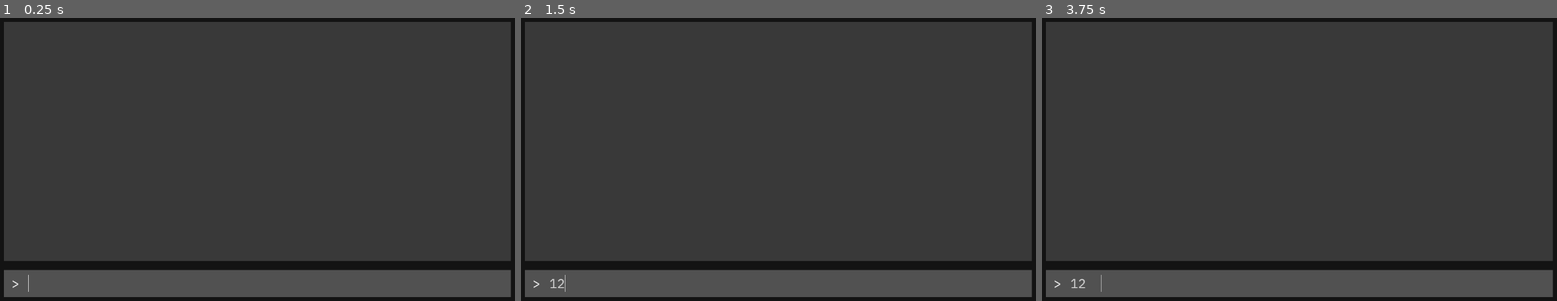
Above: before the commit, frames 1-3 (left to right).
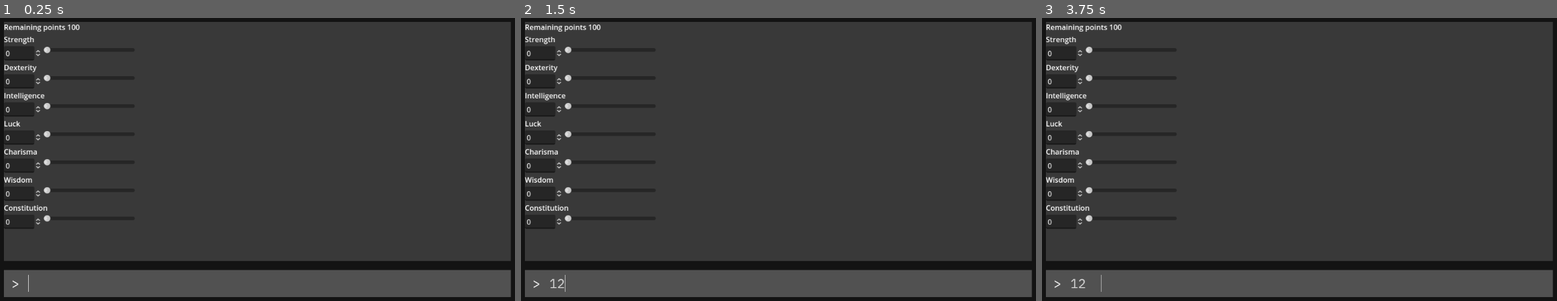
Above: after the commit, the same moments.

Repository: Gordope/CoT
Game: Godot game, scene res://control_(root).tscn
The game is run twice, just before and just after one commit, with the same random seed, the same clock (stepped at 60 frames per second) and the same inputs.
Inputs (mouse positions are in pixels of both pictures, inside the frame that each line leads up to):
- Up to frame 1 (0.25 s): no input
- Up to frame 2 (1.5 s): click (788, 284) at 0.52 s; type "12" at 0.6 s; tap Enter at 1.25 s
- Up to frame 3 (3.75 s): tap Space at 2, 3.5 s; tap Enter at 2.75 s

The runs differ from the first frame. In frame 1, 1.2% of the frame differs, in the area x 0-16%, y 2-75%; in frame 2, 1.2%; in frame 3, 1.2%.

Commit message:
script to vbox

Diff:
--- a/control_(root).tscn
+++ b/control_(root).tscn
@@ -1,8 +1,8 @@
 [gd_scene load_steps=10 format=3 uid="uid://dwd8ug3siqd4q"]
 
-[ext_resource type="Script" path="res://control_(root).gd" id="1_gddro"]
 [ext_resource type="FontFile" uid="uid://qoioaxtb7nx3" path="res://IBMPlexMono-Regular.ttf" id="2_ctj0n"]
 [ext_resource type="Script" path="res://input.gd" id="2_l4urd"]
+[ext_resource type="Script" path="res://v_box_container.gd" id="3_ryk62"]
 
 [sub_resource type="StyleBoxFlat" id="StyleBoxFlat_cth3c"]
 bg_color = Color(0.0768358, 0.0768358, 0.0768358, 1)
@@ -27,7 +27,6 @@
 grow_horizontal = 2
 grow_vertical = 2
 scale = Vector2(1.0042, 1)
-script = ExtResource("1_gddro")
 
 [node name="Background" type="PanelContainer" parent="."]
 layout_mode = 1
@@ -79,12 +78,12 @@
 script = ExtResource("2_l4urd")
 
 [node name="VBoxContainer" type="VBoxContainer" parent="."]
-visible = false
 layout_mode = 2
 offset_left = 20.0
 offset_top = 20.0
 offset_right = 1132.0
-offset_bottom = 628.0
+offset_bottom = 548.0
+script = ExtResource("3_ryk62")
 
 [node name="HBoxContainer" type="HBoxContainer" parent="VBoxContainer"]
 layout_mode = 2
@@ -211,16 +210,31 @@
 max_value = 30.0
 
 [connection signal="value_changed" from="VBoxContainer/HBoxContainer (str)/Value str" to="." method="_on_value_str_value_changed"]
+[connection signal="value_changed" from="VBoxContainer/HBoxContainer (str)/Value str" to="VBoxContainer" method="_on_value_str_value_changed"]
 [connection signal="value_changed" from="VBoxContainer/HBoxContainer (str)/HSlider str" to="." method="_on_h_slider_str_value_changed"]
+[connection signal="value_changed" from="VBoxContainer/HBoxContainer (str)/HSlider str" to="VBoxContainer" method="_on_h_slider_str_value_changed"]
 [connection signal="value_changed" from="VBoxContainer/HBoxContainer (dex)/Value dex" to="." method="_on_value_dex_value_changed"]
+[connection signal="value_changed" from="VBoxContainer/HBoxContainer (dex)/Value dex" to="VBoxContainer" method="_on_value_dex_value_changed"]
 [connection signal="value_changed" from="VBoxContainer/HBoxContainer (dex)/HSlider dex" to="." method="_on_h_slider_dex_value_changed"]
+[connection signal="value_changed" from="VBoxContainer/HBoxContainer (dex)/HSlider dex" to="VBoxContainer" method="_on_h_slider_dex_value_changed"]
 [connection signal="value_changed" from="VBoxContainer/HBoxContainer (int)/Value int" to="." method="_on_value_int_value_changed"]
+[connection signal="value_changed" from="VBoxContainer/HBoxContainer (int)/Value int" to="VBoxContainer" method="_on_value_int_value_changed"]
 [connection signal="value_changed" from="VBoxContainer/HBoxContainer (int)/HSlider int" to="." method="_on_h_slider_int_value_changed"]
+[connection signal="value_changed" from="VBoxContainer/HBoxContainer (int)/HSlider int" to="VBoxContainer" method="_on_h_slider_int_value_changed"]
 [connection signal="value_changed" from="VBoxContainer/HBoxContainer (luck)/Value luck" to="." method="_on_value_luck_value_changed"]
+[connection signal="value_changed" from="VBoxContainer/HBoxContainer (luck)/Value luck" to="VBoxContainer" method="_on_value_luck_value_changed"]
 [connection signal="value_changed" from="VBoxContainer/HBoxContainer (luck)/HSlider luck" to="." method="_on_h_slider_luck_value_changed"]
+[connection signal="value_changed" from="VBoxContainer/HBoxContainer (luck)/HSlider luck" to="VBoxContainer" method="_on_h_slider_luck_value_changed"]
 [connection signal="value_changed" from="VBoxContainer/HBoxContainer (char)/Value char" to="." method="_on_value_char_value_changed"]
+[connection signal="value_changed" from="VBoxContainer/HBoxContainer (char)/Value char" to="VBoxContainer" method="_on_value_char_value_changed"]
 [connection signal="value_changed" from="VBoxContainer/HBoxContainer (char)/HSlider char" to="." method="_on_h_slider_char_value_changed"]
+[connection signal="value_changed" from="VBoxContainer/HBoxContainer (char)/HSlider char" to="Background/MarginContainer/Rows/InputArea/HBoxContainer/Input" method="_on_h_slider_char_value_changed"]
+[connection signal="value_changed" from="VBoxContainer/HBoxContainer (char)/HSlider char" to="VBoxContainer" method="_on_h_slider_char_value_changed"]
 [connection signal="value_changed" from="VBoxContainer/HBoxContainer (wis)/Value wis" to="." method="_on_value_wis_value_changed"]
+[connection signal="value_changed" from="VBoxContainer/HBoxContainer (wis)/Value wis" to="VBoxContainer" method="_on_value_wis_value_changed"]
 [connection signal="value_changed" from="VBoxContainer/HBoxContainer (wis)/HSlider wis" to="." method="_on_h_slider_wis_value_changed"]
+[connection signal="value_changed" from="VBoxContainer/HBoxContainer (wis)/HSlider wis" to="VBoxContainer" method="_on_h_slider_wis_value_changed"]
 [connection signal="value_changed" from="VBoxContainer/HBoxContainer (con)/Value con" to="." method="_on_value_con_value_changed"]
+[connection signal="value_changed" from="VBoxContainer/HBoxContainer (con)/Value con" to="VBoxContainer" method="_on_value_con_value_changed"]
 [connection signal="value_changed" from="VBoxContainer/HBoxContainer (con)/HSlider con" to="." method="_on_h_slider_con_value_changed"]
+[connection signal="value_changed" from="VBoxContainer/HBoxContainer (con)/HSlider con" to="VBoxContainer" method="_on_h_slider_con_value_changed"]
--- /dev/null
+++ b/v_box_container.gd
@@ -0,0 +1,186 @@
+extends VBoxContainer
+
+var maxPoints = 100
+var str = 0
+var dex = 0
+var intel = 0
+var luck = 0
+var char = 0
+var wis = 0
+var con = 0
+
+@onready var remaining_points = get_node("HBoxContainer/Value points")
+@onready var str_spinbox = get_node("HBoxContainer (str)/Value str")
+@onready var str_slider = get_node("HBoxContainer (str)/HSlider str")
+@onready var dex_spinbox = get_node("HBoxContainer (dex)/Value dex")
+@onready var dex_slider = get_node("HBoxContainer (dex)/HSlider dex")
+@onready var int_spinbox = get_node("HBoxContainer (int)/Value int")
+@onready var int_slider = get_node("HBoxContainer (int)/HSlider int")
+@onready var luck_spinbox = get_node("HBoxContainer (luck)/Value luck")
+@onready var luck_slider = get_node("HBoxContainer (luck)/HSlider luck")
+@onready var char_spinbox = get_node("HBoxContainer (char)/Value char")
+@onready var char_slider = get_node("HBoxContainer (char)/HSlider char")
+@onready var wis_spinbox = get_node("HBoxContainer (wis)/Value wis")
+@onready var wis_slider = get_node("HBoxContainer (wis)/HSlider wis")
+@onready var con_spinbox = get_node("HBoxContainer (con)/Value con")
+@onready var con_slider = get_node("HBoxContainer (con)/HSlider con")
+@onready var children_vbox = self.get_children()
+
+func _ready() -> void:
+	remaining_points.text = str(100)
+
+
+
+func _on_h_slider_str_value_changed(value: float) -> void:
+	maxPoints += str - value
+	remaining_points.text = str(maxPoints)
+	if (maxPoints < 0):
+		red_ui()
+	else:
+		white_ui()
+	str = value
+	str_spinbox.value = value
+
+func _on_value_str_value_changed(value: float) -> void:
+	maxPoints += str - value
+	remaining_points.text = str(maxPoints)
+	if (maxPoints < 0):
+		red_ui()
+	else:
+		white_ui()
+	str = value
+	str_slider.value = int(value)
+
+func _on_h_slider_dex_value_changed(value: float) -> void:
+	maxPoints += dex - value
+	remaining_points.text = str(maxPoints)
+	if (maxPoints < 0):
+		red_ui()
+	else:
+		white_ui()
+	dex = value
+	dex_spinbox.value = value
+
+func _on_value_dex_value_changed(value: float) -> void:
+	maxPoints += dex - value
+	remaining_points.text = str(maxPoints)
+	if (maxPoints < 0):
+		red_ui()
+	else:
+		white_ui()
+	dex = value
+	dex_slider.value = int(value)
+
+func _on_h_slider_int_value_changed(value: float) -> void:
+	maxPoints += intel - value
+	remaining_points.text = str(maxPoints)
+	if (maxPoints < 0):
+		red_ui()
+	else:
+		white_ui()
+	intel = value
+	int_spinbox.value = value
+
+func _on_value_int_value_changed(value: float) -> void:
+	maxPoints += intel - value
+	remaining_points.text = str(maxPoints)
+	if (maxPoints < 0):
+		red_ui()
+	else:
+		white_ui()
+	intel = value
+	int_slider.value = int(value)
+
+func _on_h_slider_luck_value_changed(value: float) -> void:
+	maxPoints += luck - value
+	remaining_points.text = str(maxPoints)
+	if (maxPoints < 0):
+		red_ui()
+	else:
+		white_ui()
+	luck = value
+	luck_spinbox.value = value
+
+func _on_value_luck_value_changed(value: float) -> void:
+	maxPoints += luck - value
+	remaining_points.text = str(maxPoints)
+	if (maxPoints < 0):
+		red_ui()
+	else:
+		white_ui()
+	luck = value
+	luck_slider.value = int(value)
+
+func _on_h_slider_char_value_changed(value: float) -> void:
+	maxPoints += char - value
+	remaining_points.text = str(maxPoints)
+	if (maxPoints < 0):
+		red_ui()
+	else:
+		white_ui()
+	char = value
+	char_spinbox.value = value
+
+func _on_value_char_value_changed(value: float) -> void:
+	maxPoints += char - value
+	remaining_points.text = str(maxPoints)
+	if (maxPoints < 0):
+		red_ui()
+	else:
+		white_ui()
+	char = value
+	char_slider.value = int(value)
+
+func _on_h_slider_wis_value_changed(value: float) -> void:
+	maxPoints += wis - value
+	remaining_points.text = str(maxPoints)
+	if (maxPoints < 0):
+		red_ui()
+	else:
+		white_ui()
+	wis = value
+	wis_spinbox.value = value
+
+func _on_value_wis_value_changed(value: float) -> void:
+	maxPoints += wis - value
+	remaining_points.text = str(maxPoints)
+	if (maxPoints < 0):
+		red_ui()
+	else:
+		white_ui()
+	wis = value
+	wis_slider.value = int(value)
+
+func _on_h_slider_con_value_changed(value: float) -> void:
+	maxPoints += con - value
+	remaining_points.text = str(maxPoints)
+	if (maxPoints < 0):
+		red_ui()
+	else:
+		white_ui()
+	con = value
+	con_spinbox.value = value
+
+func _on_value_con_value_changed(value: float) -> void:
+	maxPoints += con - value
+	remaining_points.text = str(maxPoints)
+	if (maxPoints < 0):
+		red_ui()
+	else:
+		white_ui()
+	con = value
+	con_slider.value = int(value)
+
+func red_ui():
+	get_node("HBoxContainer/Remaining points").add_theme_color_override("font_color", Color.RED)
+	get_node("HBoxContainer/Value points").add_theme_color_override("font_color", Color.RED)
+	for child in children_vbox:
+		if child is Label:
+			child.add_theme_color_override("font_color", Color.RED)
+
+func white_ui():
+	get_node("HBoxContainer/Remaining points").add_theme_color_override("font_color", Color.WHITE)
+	get_node("HBoxContainer/Value points").add_theme_color_override("font_color", Color.WHITE)
+	for child in children_vbox:
+		if child is Label:
+			child.add_theme_color_override("font_color", Color.WHITE)
